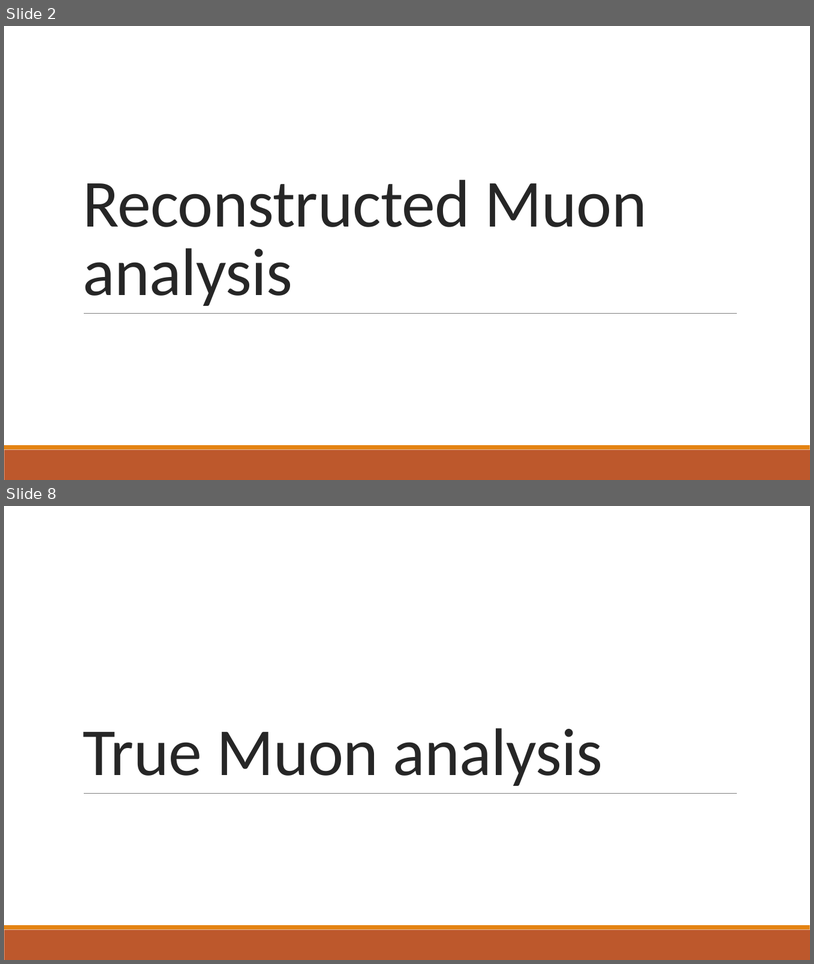
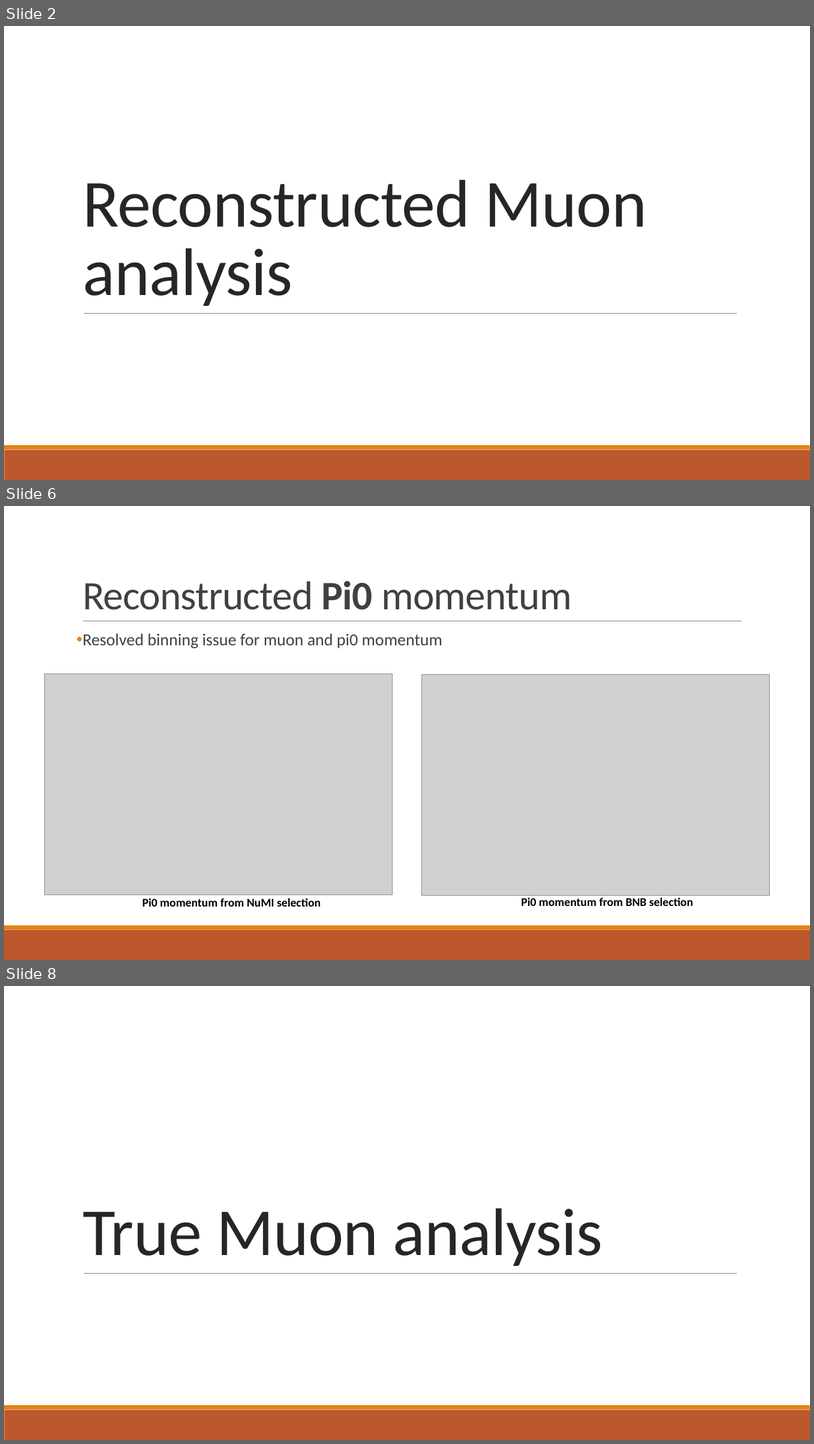
Before and after one commit to jordongalaxy-max/FYP_PYTHON_REAL, a slide deck: Update_Slides/FYP_Weekly_Update_Slides_Muon_Analysis.pptx. Shown one above the other, each under a label of ours: slides 2 and 8 before the commit, slides 2, 6 and 8 after it; the slides between them are not shown. The pictures are 814x964 and 814x1444 pixels, drawn with LibreOffice and Linux fonts; fonts in the diff are those of the drawing; grey boxes stand for pictures. Boxes give left, top, right and bottom in pixels: in the first picture for what was removed or moved away, otherwise in the second. Text is boxed around its words. In the diff, an @@ line names an element or a change of style, - is before the commit and + after.

```diff
--- a/Update_Slides/FYP_Weekly_Update_Slides_Muon_Analysis.pptx
+++ b/Update_Slides/FYP_Weekly_Update_Slides_Muon_Analysis.pptx
@@ slide 6 added at (4, 506, 810, 960), background #FFFFFF; not listed: 2 template elements that a slide beside it also shows @@
@@ title added at (83, 581, 572, 610), 48 pt, text #404040 @@
+Reconstructed Pi0 momentum
@@ line added from (83, 621) to (743, 621), #808080 0.5 pt @@
@@ text added at (83, 633, 443, 648), 20 pt, text #404040 @@
+• Resolved binning issue for muon and pi0 momentum
@@ picture added at (45, 674, 393, 895) @@
@@ picture added at (422, 675, 770, 895) @@
@@ text added at (143, 898, 321, 906), 14 pt, text #000000, bold @@
+Pi0 momentum from NuMI selection
@@ text added at (521, 897, 693, 906), 14 pt, text #000000, bold @@
+Pi0 momentum from BNB selection
```
Also in this commit, not shown: 2 slides changed, 6 other slides added, 6 slides removed, 4 other files.
